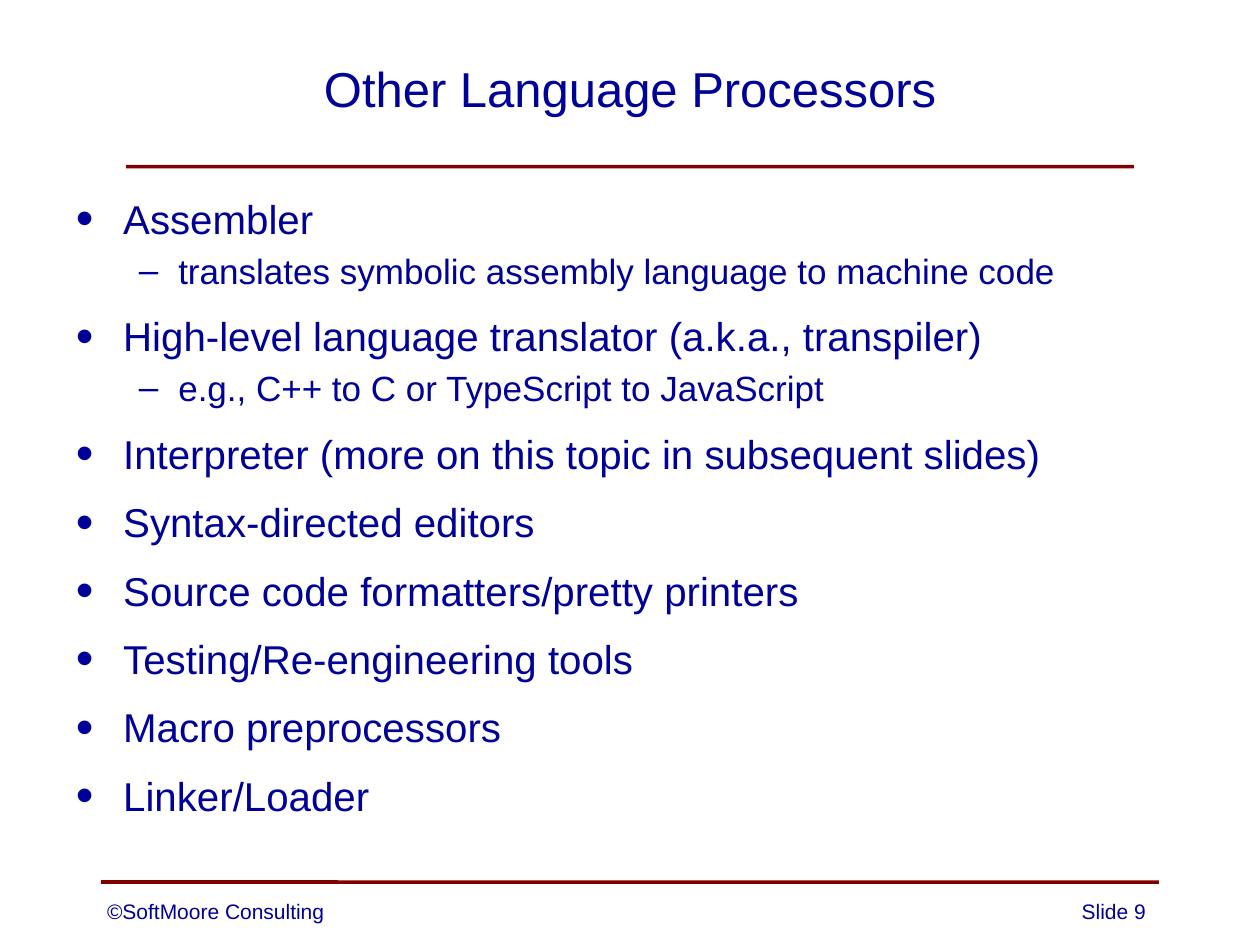
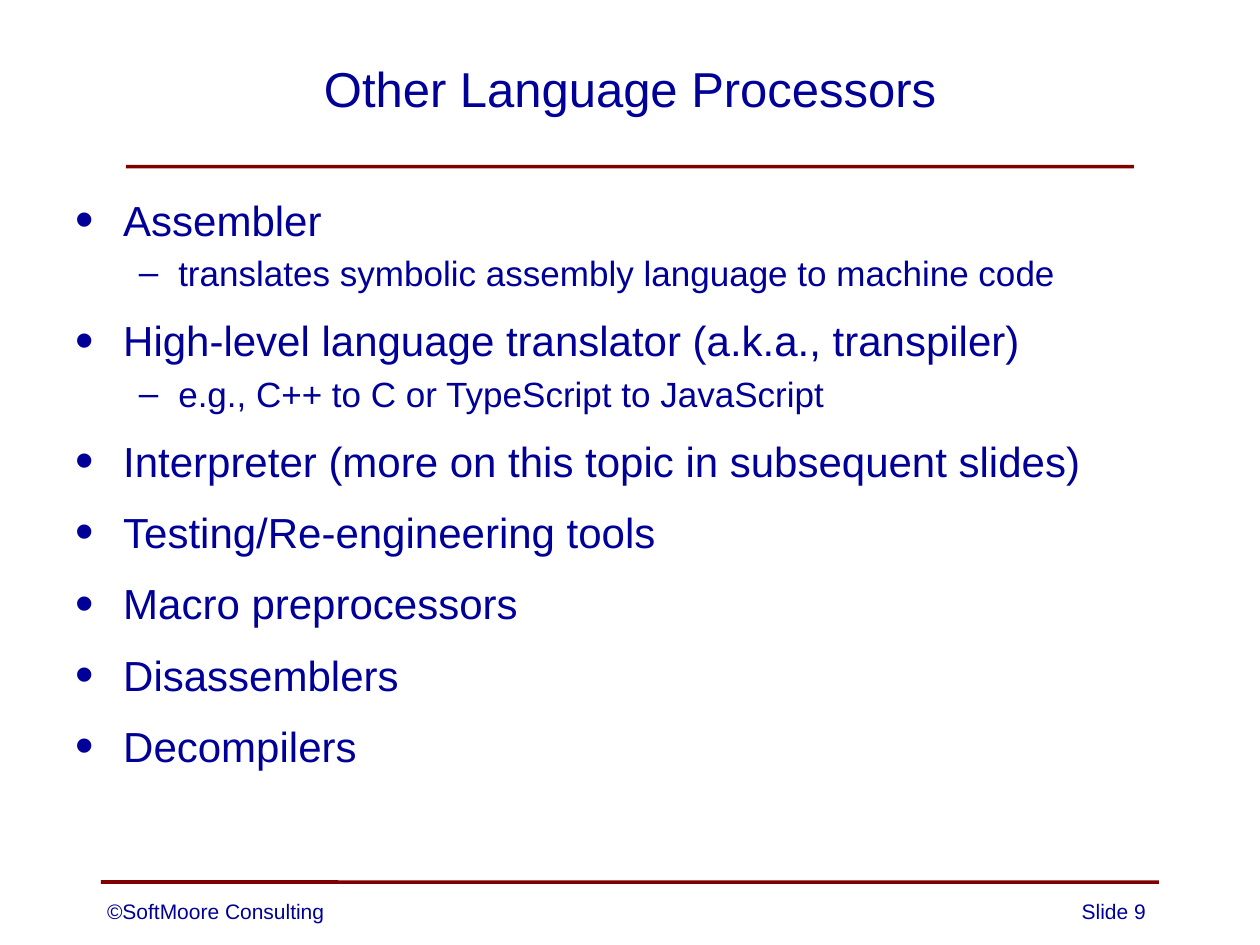
Before and after one commit to SoftMoore/CPRL, a slide deck: slide 9 of PowerPoint Slides/01 - Overview of Compilers.pptx. Drawn at 1260x945 pixels with LibreOffice and Linux fonts; fonts in the diff are those of the drawing. Boxes give left, top, right and bottom in pixels: in the first picture for what was removed or moved away, otherwise in the second. Text is boxed around its words. In the diff, an @@ line names an element or a change of style, - is before the commit and + after.

Commit message:
small modifications to slides on other language processors

```diff
--- a/PowerPoint Slides/01 - Overview of Compilers.pptx
+++ b/PowerPoint Slides/01 - Overview of Compilers.pptx
@@ text at (x1=123, y1=205, x2=1080, y2=628): size 23 to 24 pt in "Assembler", "High-level language translator (a.k.a., transpiler)", "Interpreter (more on this topic in subsequent ...", "Testing/Re-engineering tools" and 1 more places @@
@@ text at (x1=123, y1=508, x2=798, y2=614): paragraphs removed @@
-• Syntax-directed editors
-• Source code formatters/pretty printers
@@ text at (x1=123, y1=660, x2=398, y2=771): text changed; size 23 to 24 pt @@
-• Linker/Loader
+• Disassemblers
+• Decompilers
```
Also in this commit, not shown: 1 other slide changed.
